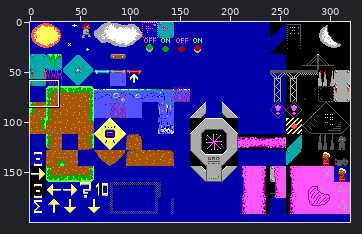
Two states of a sprite sheet, images/tiles.png. The picture above shows the old version from afar; the outline marks the close-up.
Close-up. The starting point:
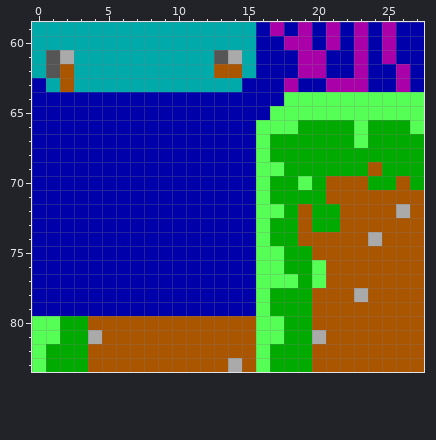
The file is 320x200 pixels. Shown: x 0..27, y 59..83.
Once edited:
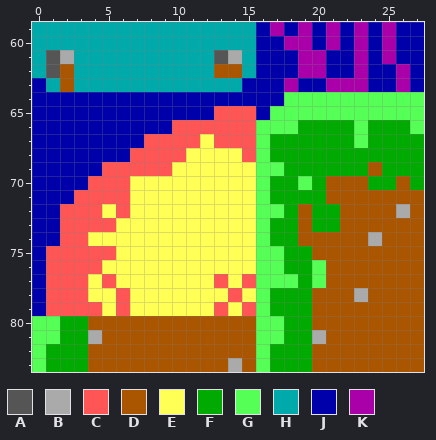
Palette (. is transparent): A #555555  B #aaaaaa  C #ff5555  D #aa5500  E #ffff55  F #00aa00  G #55ff55  H #00aaaa  J #0000aa  K #aa00aa
Change:
@@ x 0..17 @@
 64 JJJJJJJJJJJJJJJJJJ
-65 JJJJJJJJJJJJJJJJJG
-66 JJJJJJJJJJJJJJJJGG
-67 JJJJJJJJJJJJJJJJGF
-68 JJJJJJJJJJJJJJJJGF
-69 JJJJJJJJJJJJJJJJGG
-70 JJJJJJJJJJJJJJJJGF
-71 JJJJJJJJJJJJJJJJGF
-72 JJJJJJJJJJJJJJJJGG
-73 JJJJJJJJJJJJJJJJGF
-74 JJJJJJJJJJJJJJJJGF
-75 JJJJJJJJJJJJJJJJGG
-76 JJJJJJJJJJJJJJJJGG
-77 JJJJJJJJJJJJJJJJGG
-78 JJJJJJJJJJJJJJJJGF
-79 JJJJJJJJJJJJJJJJGF
+65 JJJJJJJJJJJJJCCCJG
+66 JJJJJJJJJJCCCCCCGG
+67 JJJJJJJJCCCCECCCGF
+68 JJJJJJJCCCCEEEECGF
+69 JJJJJCCCCCEEEEEEGG
+70 JJJJCCCEEEEEEEEEGF
+71 JJJCCCCEEEEEEEEEGF
+72 JJCCCECEEEEEEEEEGG
+73 JJCCCCEEEEEEEEEEGF
+74 JJCCEEEEEEEEEEEEGF
+75 JCCCCCEEEEEEEEEEGG
+76 JCCCCEEEEEEEEEEEGG
+77 JCCCECEEEEEEECECGG
+78 JCCCEECEEEEEEECEGF
+79 JCCCCECEEEEEECECGF
 80 GGFFDDDDDDDDDDDDGG
Pixel boxes of the changes (left, top, right, bottom) in both close-ups:
changed: (46, 106, 256, 316)
